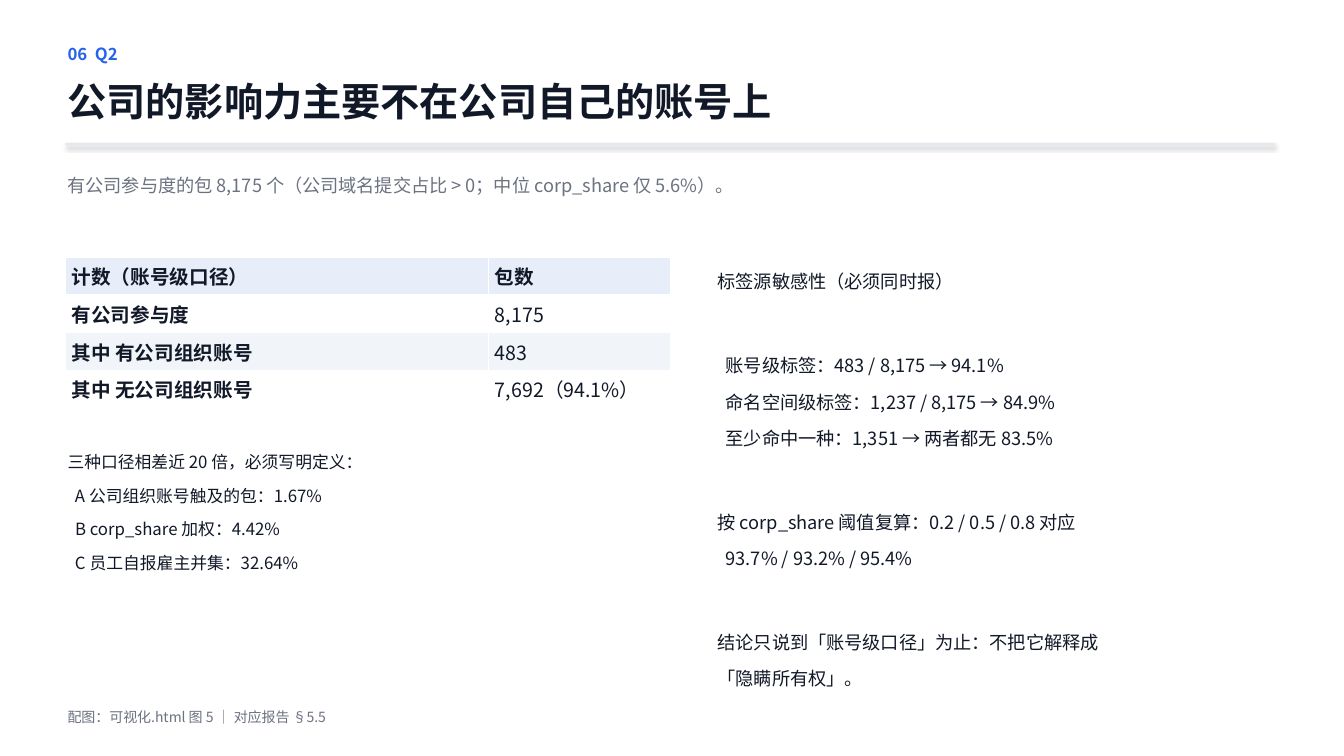
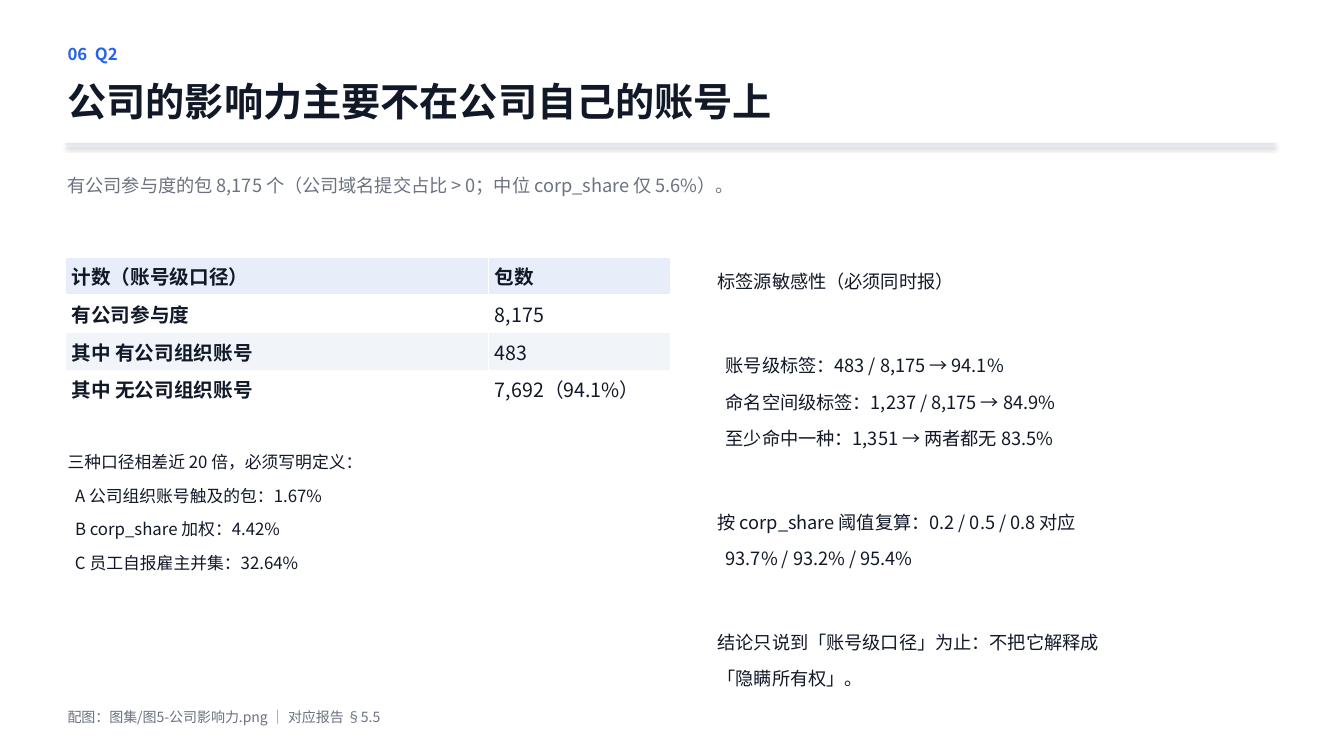
Before and after one commit to lzt-2077/opensource-infra-midterm, a slide deck: slide 8 of 中期展示.pptx (slide 7 before the commit). Drawn at 1344x756 pixels with LibreOffice and Linux fonts; fonts in the diff are those of the drawing. Boxes give left, top, right and bottom in pixels: in the first picture for what was removed or moved away, otherwise in the second. Text is boxed around its words. In the diff, an @@ line names an element or a change of style, - is before the commit and + after.

Commit message:
图集：5 张核心图 + 血缘图 + 领域分块 + 月度增量，PPT 扩到 14 页

```diff
--- a/中期展示.pptx
+++ b/中期展示.pptx
@@ text at (68,710,380,726): text changed @@
-配图：可视化.html 图 5 ｜ 对应报告 §5.5
+配图：图集/图5-公司影响力.png ｜ 对应报告 §5.5
```
Also in this commit, not shown: 1 other slide changed, 5 slides added, 16 other files.
